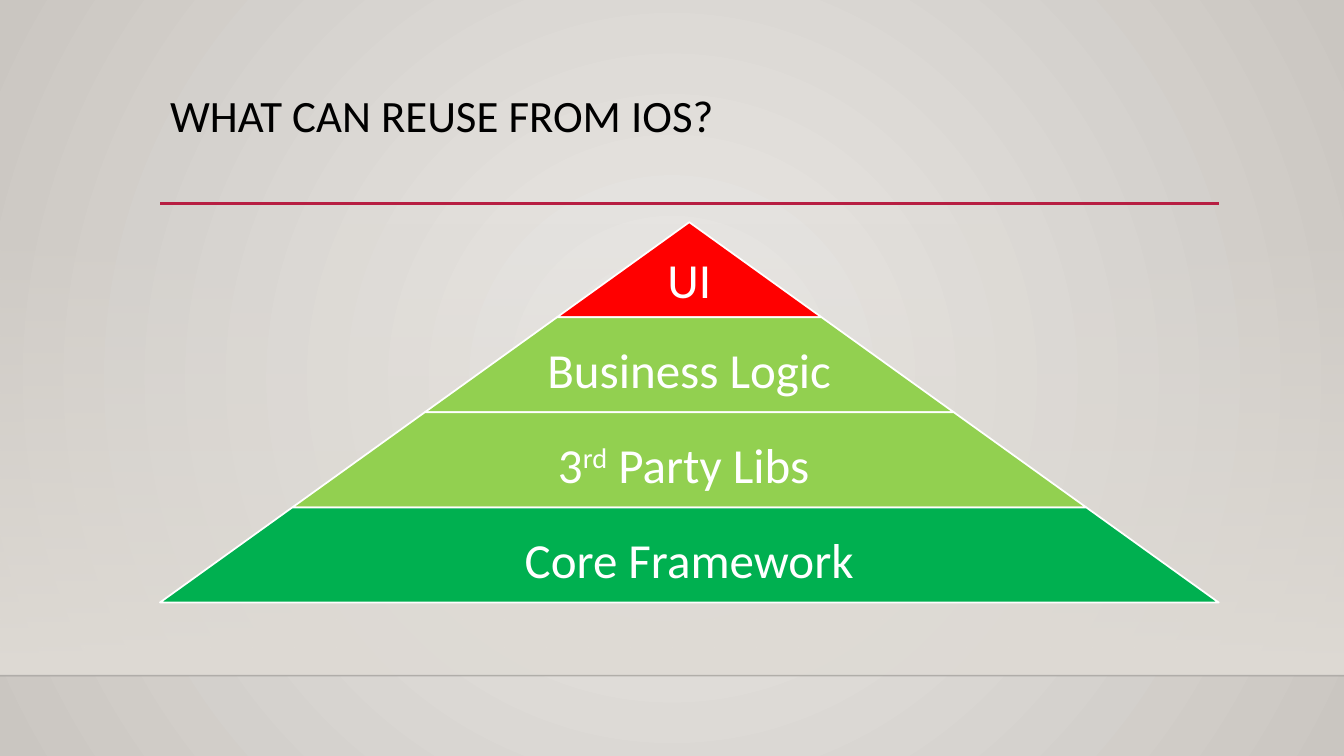
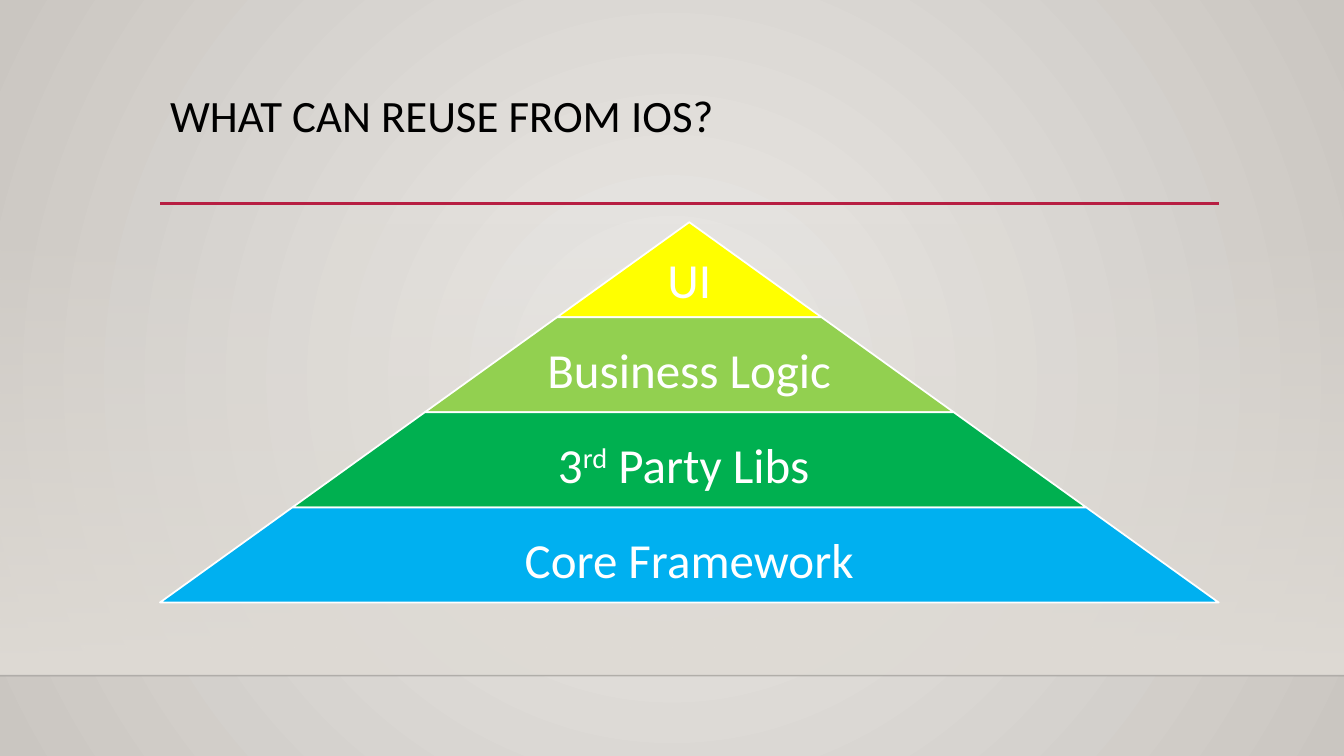
Before and after one commit to ThanhTurin/iOS-meetup-sg, a slide deck: slide 15 of Presentation.pptx (slide 10 before the commit). Drawn at 1344x756 pixels with LibreOffice and Linux fonts; fonts in the diff are those of the drawing; background and template pictures are left out. Boxes give left, top, right and bottom in pixels: in the first picture for what was removed or moved away, otherwise in the second. Text is boxed around its words. In the diff, an @@ line names an element or a change of style, - is before the commit and + after.

```diff
--- a/Presentation.pptx
+++ b/Presentation.pptx
@@ trapezoid at [558,222,823,317]: fill #FF0000 to #FFFF00 @@
@@ trapezoid at [292,412,1087,507]: fill #92D050 to #00B050 @@
@@ trapezoid at [160,507,1219,602]: fill #00B050 to #00B0F0 @@
```
Also in this commit, not shown: 8 other slides changed, 11 slides added, 1 other file.
